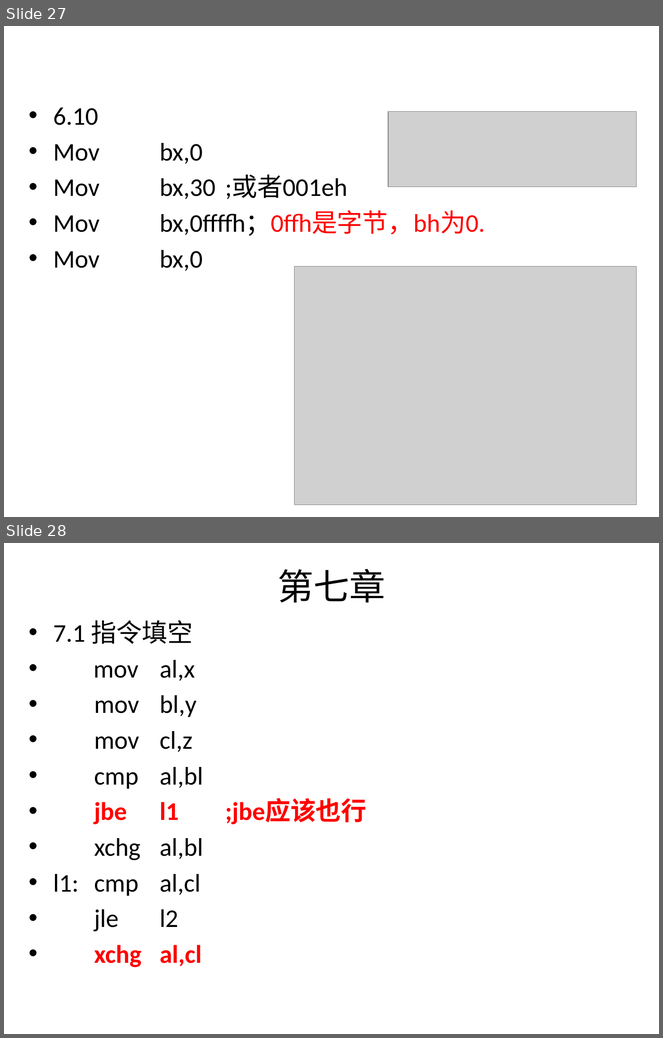
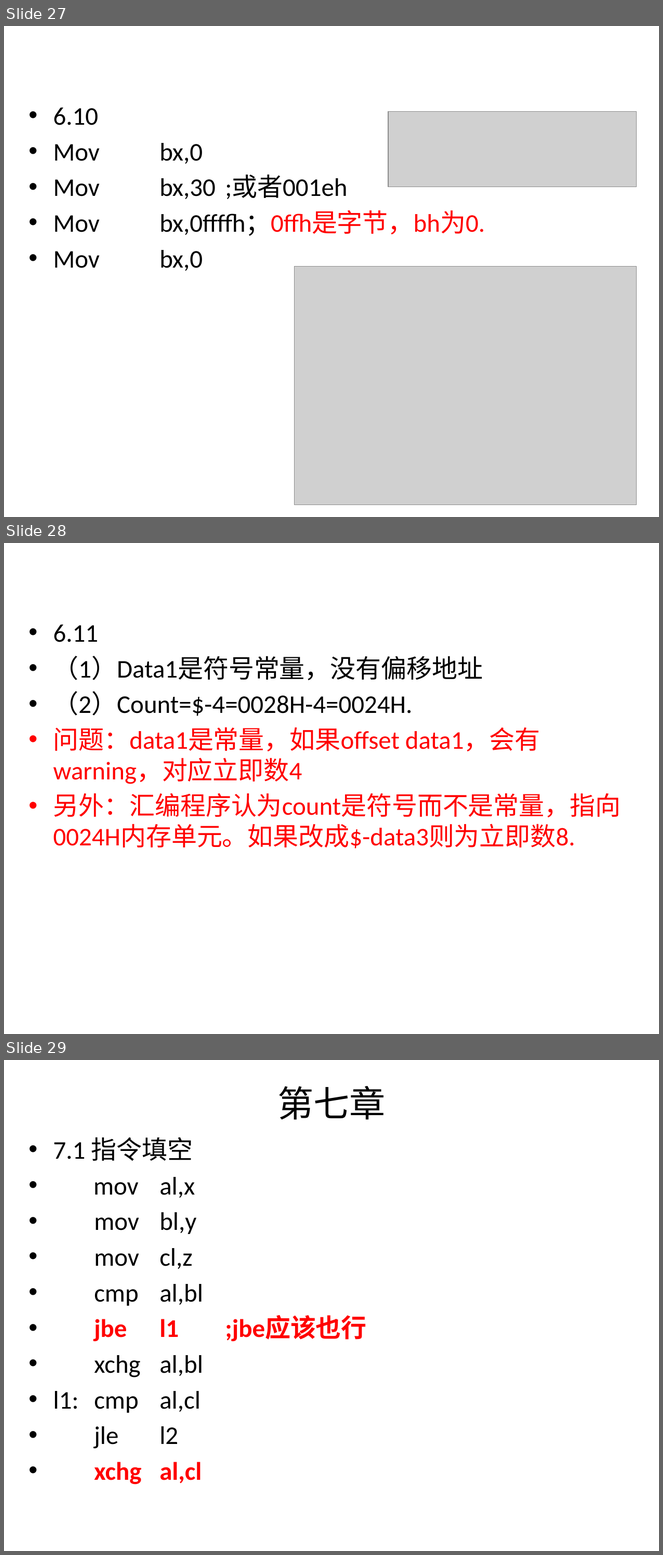
Before and after one commit to 3210448723/HnustExam, a slide deck: 汇编语言/汇编作业-有自己的修改.pptx. Shown one above the other, each under a label of ours: slides 27 and 28 before the commit, slides 27, 28 and 29 after it. The pictures are 663x1038 and 663x1555 pixels, drawn with LibreOffice and Linux fonts; fonts in the diff are those of the drawing; grey boxes stand for pictures. Boxes give left, top, right and bottom in pixels: in the first picture for what was removed or moved away, otherwise in the second. Text is boxed around its words. In the diff, an @@ line names an element or a change of style, - is before the commit and + after.

```diff
--- a/汇编语言/汇编作业-有自己的修改.pptx
+++ b/汇编语言/汇编作业-有自己的修改.pptx
@@ slide 28 added at (x1=4, y1=543, x2=659, y2=1034), background #FFFFFF @@
@@ text added at (x1=53, y1=625, x2=621, y2=849), 28 pt, text #FF0000 @@
+• 6.11
+• （1）Data1是符号常量，没有偏移地址
+• （2）Count=$-4=0028H-4=0024H.
+• 问题：data1是常量，如果offset data1，会有warning，对应立即数4
+• 另外：汇编程序认为count是符号而不是常量，指向0024H内存单元。如果改成$-data3则为立即数8.
@@ what was slide 28 is now slide 29 @@
```
Also in this commit, not shown: 1 slide changed, 2 slides removed.
